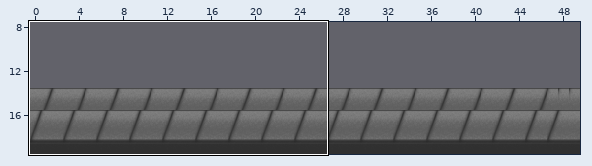
Two states of a Tiled map, core/assets/map/catlevel.tmx. The first picture is a wide view before the edit; the outline marks the close-up.
Close-up. Before the edit:
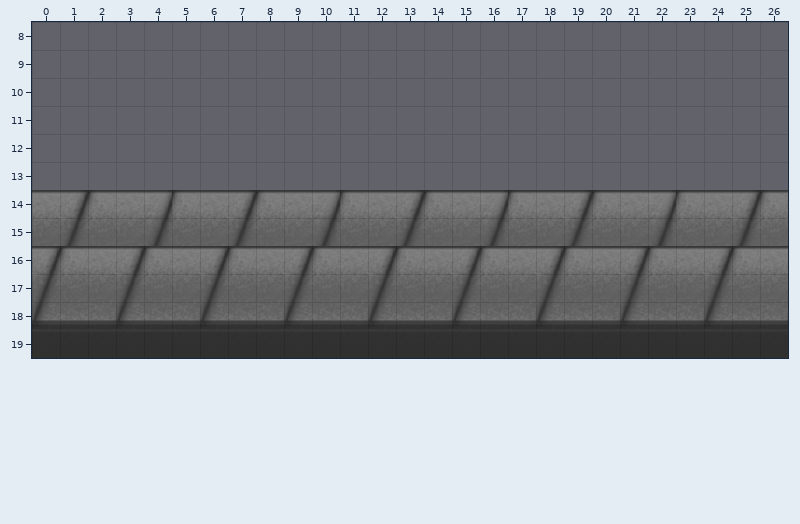
Cells are 32x32 px. Shown: x 0..26, y 8..19. The commit also changed other parts of the map, which this record leaves out.
The result:
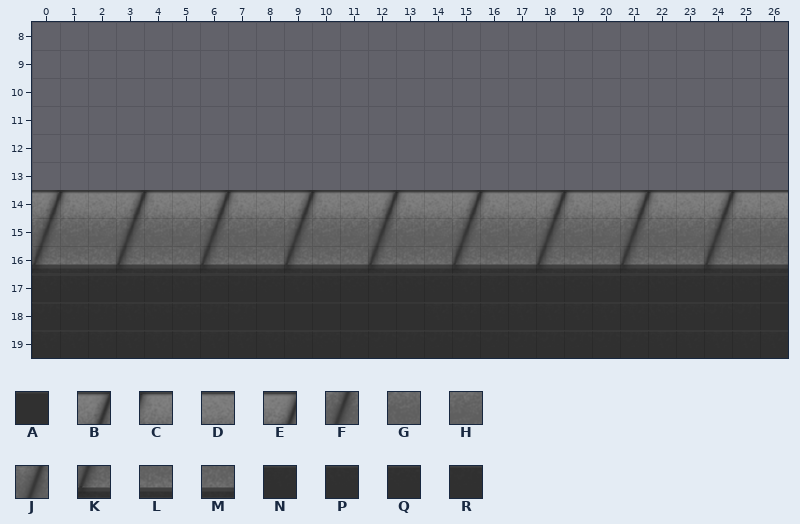
Key: from "Black thing tile": A 0; from "sidewalk": B 0, C 1, D 2, E 3, F 4, G 5, H 6, J 7, K 8, L 9, M 10, N 12, P 13, Q 14, R 15.
_ is an empty cell.
Edits made:
Layer "Tile Layer 1":
y 14: x 0..26 DBCDECDBCDECDBCDECDBCDECDBC -> BCDBCDBCDBCDBCDBCDBCDBCDBCD
y 15: x 0..1 HF -> FG; x 3..4 HJ -> FG; x 6..7 HF -> FG; x 9..10 HJ -> FG; x 12..13 HF -> FG; x 15..16 HJ -> FG; x 18..19 HF -> FG; x 21..22 HJ -> FG; x 24..25 HF -> FG
y 16: x 0..26 BCDBCDBCDBCDBCDBCDBCDBCDBCD -> KLMKLMKLMKLMKLMKLMKLMKLMKLM
y 17: x 0..26 FGHFGHFGHFGHFGHFGHFGHFGHFGH -> NPQRNPQRQNPQNPQNNNPQRNPQNPQ
y 18: x 0..26 KLMKLMKLMKLMKLMKLMKLMKLMKLM -> RRRNPQRRAAAAAANNNNNNNNPQRRA
